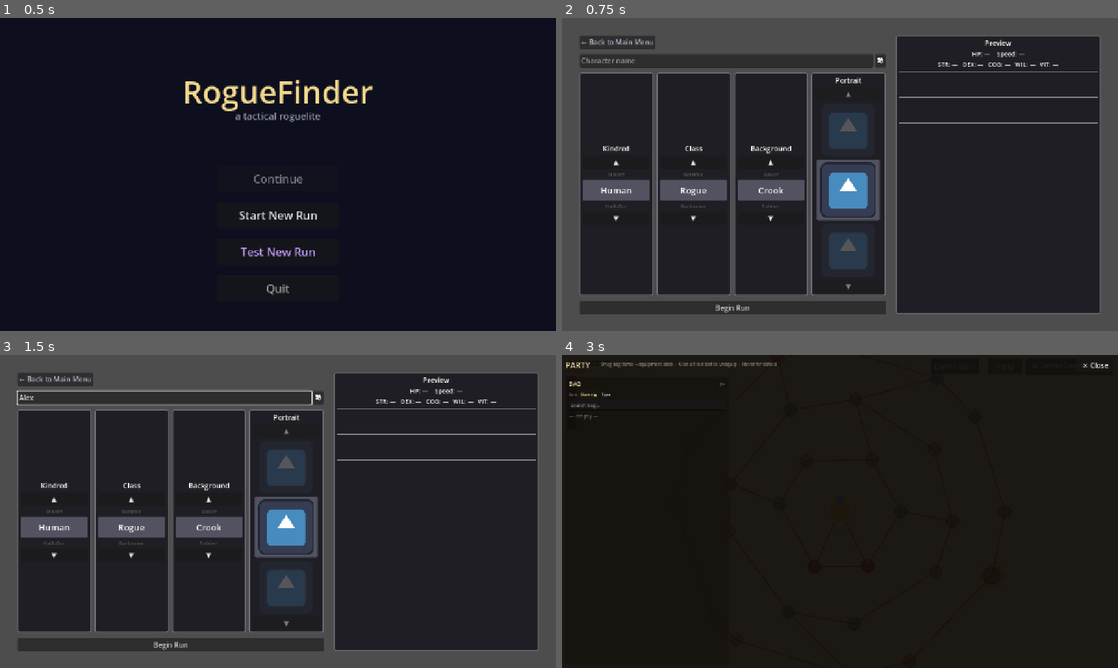
Above: before the commit, frames 1-4 (two rows, left to right).
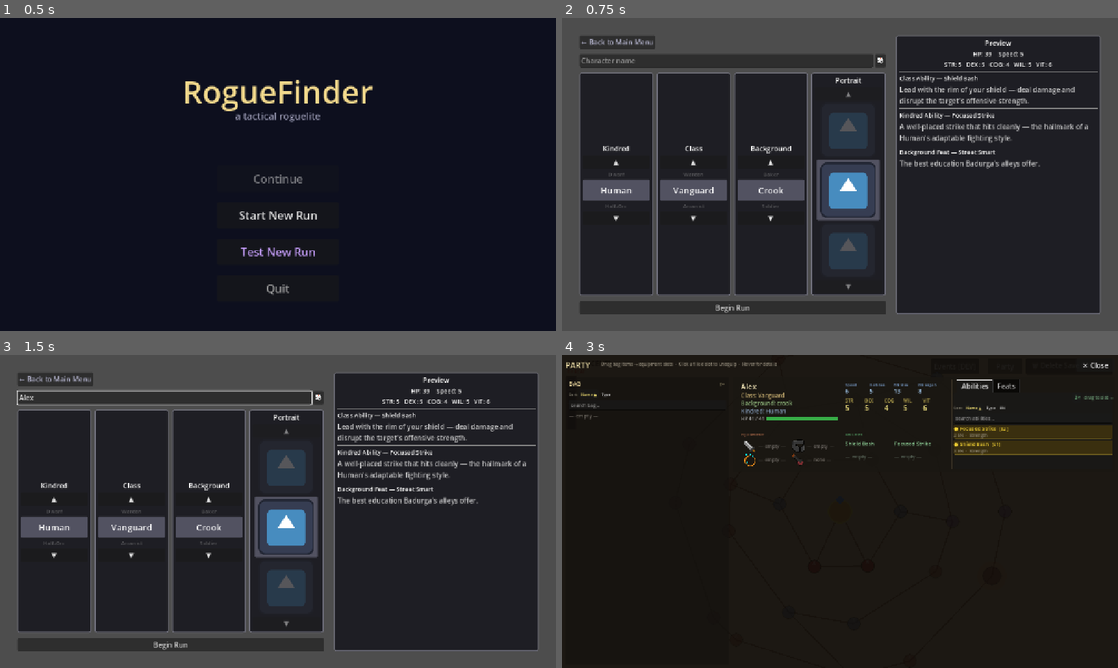
Above: after the commit, the same moments.

Repository: caleb-the-dev/RogueFinder
Game: Godot game, scene res://main.tscn
Two runs of this game, one before a commit and one after it. Both use one fixed random seed, a clock stepped at 60 frames per second and the inputs below. The engine's default icon, where the game draws it, is replaced by a stand-in: a white triangle on a blue panel in a dark square.
Inputs (mouse positions are in pixels of both pictures, inside the frame that each line leads up to):
- Up to frame 1 (0.5 s): no input
- Up to frame 2 (0.75 s): click "Start New Run" at 0.5 s
- Up to frame 3 (1.5 s): click (166, 398) at 1.27 s; type "Alex" at 1.35 s
- Up to frame 4 (3 s): click "Begin Run" at 2 s; click "Party" at 2.75 s

Frame 1 is identical in both runs. In frame 2, 2.9% of the frame differs, in the area x 20-97%, y 10-61%; in frame 3, 2.9%; in frame 4, 4.1%, in the area x 32-100%, y 7-37%.
Error before the commit: Invalid access to property or key 'stat_bonuses' on a base object of type 'Resource (ClassData)'. (res://scripts/ui/CharacterCreationManager.gd:411)

Commit message:
chore: carry over class system changes from previous session
classes.csv, ClassData, ClassLibrary, and UI refs were modified
in the working tree from the class-system session but not committed
on this branch. Committing to keep branch self-consistent before merge.

Co-Authored-By: Claude Sonnet 4.6 <noreply@anthropic.com>

Diff:
--- a/rogue-finder/data/archetypes.csv
+++ b/rogue-finder/data/archetypes.csv
@@ -1,6 +1,6 @@
 id,class,kindred,backgrounds,abilities,pool_extras,consumable,str_range,dex_range,cog_range,wil_range,vit_range,armor_range,qte_range,artwork_idle,artwork_attack,notes
-RogueFinder,Custom,Human,Noble|Peasant|Scholar|Soldier|Merchant,strike|guard|fireball|sweep,heavy_strike|counter|charge|inspire,power_tonic,1|4,1|4,1|4,1|4,2|5,4|8,0.0|0.0,,,player character; wide ranges for variety
-archer_bandit,Rogue,Human,Crook|Soldier,quick_shot|gust|acid_splash|piercing_shot,smoke_bomb|disengage|windblast|counter,,1|2,3|4,1|2,0|2,1|3,3|5,0.3|0.5,,,quick nimble brigand; high dex low str
-grunt,Barbarian,Half-Orc,Crook|Soldier,heavy_strike|shove|sweep|taunt,strike|shield_bash|charge|yank,,2|4,1|2,0|1,0|2,2|4,4|7,0.2|0.5,,,brawny melee fighter; high str and vit
-alchemist,Wizard,Gnome,Baker|Scholar|Merchant,smoke_bomb|fire_breath|acid_splash|healing_draught,,healing_potion,0|1,1|3,3|5,2|4,1|2,2|4,0.5|0.8,,,crafty support caster; high cog
-elite_guard,Warrior,Dwarf,Soldier|Noble,shield_bash|yank|windblast|sweep,,,3|5,1|3,1|2,2|4,3|5,7|10,0.6|0.9,,,heavily armored veteran; high str and armor
+RogueFinder,Custom,Human,Noble|Peasant|Scholar|Soldier|Merchant,strike|guard|fireball|sweep,heavy_strike|counter|charge|inspire,power_tonic,2|8,2|8,2|8,2|8,3|9,4|8,0.0|0.0,,,player character; wide ranges for variety
+archer_bandit,prowler,Human,Crook|Soldier,quick_shot|gust|acid_splash|piercing_shot,smoke_bomb|disengage|windblast|counter,,2|5,6|9,2|5,1|4,2|6,3|5,0.3|0.5,,,quick nimble brigand; high dex low str
+grunt,vanguard,Half-Orc,Crook|Soldier,heavy_strike|shove|sweep|taunt,strike|shield_bash|charge|yank,,5|9,1|4,1|3,1|4,4|8,4|7,0.2|0.5,,,brawny melee fighter; high str and vit
+alchemist,arcanist,Gnome,Baker|Scholar|Merchant,smoke_bomb|fire_breath|acid_splash|healing_draught,,healing_potion,1|3,2|6,6|10,4|8,2|5,2|4,0.5|0.8,,,crafty support caster; high cog
+elite_guard,warden,Dwarf,Soldier|Noble,shield_bash|yank|windblast|sweep,,,4|8,2|6,2|5,4|8,4|8,7|10,0.6|0.9,,,heavily armored veteran; high armor and resilience
--- a/rogue-finder/data/classes.csv
+++ b/rogue-finder/data/classes.csv
@@ -1,5 +1,5 @@
-id,name,description,starting_ability_id,feat_pool,unlocked_by_default,tags,notes
-rogue,Rogue,A cunning operative who favors speed and misdirection over brute force.,quick_shot,shadow_step|poisoners_precision|quick_reflexes,true,agile|stealthy,
-barbarian,Barbarian,A fierce warrior who channels rage into devastating close-range attacks.,heavy_strike,battle_hardened|thick_skin|war_cry_discipline,true,melee|berserker,
-wizard,Wizard,A studious spellcaster who harnesses arcane power from a distance.,fireball,arcane_focus|mana_well|studied_reflexes,true,arcane|ranged,
-warrior,Warrior,A stalwart front-liner trained to protect allies and hold the line.,shield_bash,iron_guard|stalwart|shield_discipline,true,melee|defender,
+id,name,description,starting_ability_id,feat_pool,unlocked_by_default,tags,stat_bonuses,ability_pool,notes
+vanguard,Vanguard,A stalwart frontliner who draws enemy fire and holds the line through raw toughness.,shield_bash,iron_guard|stalwart|battle_hardened,true,melee|defender,strength:1|vitality:2,shield_bash|heavy_strike|sweep|yank|counter,
+arcanist,Arcanist,A disciplined spellcaster who leverages arcane theory and mental acuity from a safe distance.,fireball,arcane_focus|mana_well|studied_reflexes,true,arcane|ranged,cognition:2|willpower:1,fireball|acid_splash|windblast|smoke_bomb|fire_breath,
+prowler,Prowler,A swift operative who exploits momentum and positioning to strike before the target reacts.,quick_shot,shadow_step|quick_reflexes|poisoners_precision,true,agile|stealthy,dexterity:2|willpower:1,quick_shot|piercing_shot|disengage|gust|smoke_bomb,
+warden,Warden,A resilient guardian who channels divine discipline to protect allies and outlast any threat.,inspire,war_cry_discipline|thick_skin|shield_discipline,true,support|divine,cognition:1|vitality:1|willpower:1,inspire|heal_burst|guard|taunt|healing_draught,
--- a/rogue-finder/resources/ClassData.gd
+++ b/rogue-finder/resources/ClassData.gd
@@ -16,6 +16,10 @@
 @export var feat_pool:           Array[String] = []
 @export var unlocked_by_default: bool          = true
 @export var tags:                Array[String] = []
+## Flat stat bonuses granted at creation. Same key:int format as FeatData.
+@export var stat_bonuses:        Dictionary    = {}
+## Full ability ID pool for future level-up picker — not yet wired to UI.
+@export var ability_pool:        Array[String] = []
 
 func has_tag(tag: String) -> bool:
 	return tags.has(tag)
--- a/rogue-finder/scripts/globals/ClassLibrary.gd
+++ b/rogue-finder/scripts/globals/ClassLibrary.gd
@@ -82,6 +82,10 @@
 				c.unlocked_by_default = (val == "true")
 			"tags":
 				c.tags = _split_pipe(val)
+			"stat_bonuses":
+				c.stat_bonuses = _parse_stat_bonuses(val)
+			"ability_pool":
+				c.ability_pool = _split_pipe(val)
 			"notes":
 				pass
 			_:
@@ -91,6 +95,17 @@
 		return null
 	return c
 
+## Parses "str:1|vit:2" into {"str": 1, "vit": 2}. Empty string returns {}.
+static func _parse_stat_bonuses(val: String) -> Dictionary:
+	var result: Dictionary = {}
+	if val == "":
+		return result
+	for pair in val.split("|", false):
+		var parts := pair.split(":", false)
+		if parts.size() == 2:
+			result[parts[0]] = int(parts[1])
+	return result
+
 static func _split_pipe(val: String) -> Array[String]:
 	if val == "":
 		return []
--- a/rogue-finder/scripts/party/PartySheet.gd
+++ b/rogue-finder/scripts/party/PartySheet.gd
@@ -480,7 +480,7 @@
 	tl_y += 24.0
 
 	var class_lbl := Label.new()
-	class_lbl.text = "Class: %s" % member.unit_class
+	class_lbl.text = "Class: %s" % ClassLibrary.get_class_data(member.unit_class).display_name
 	class_lbl.position = Vector2(tl_x, tl_y)
 	class_lbl.add_theme_font_size_override("font_size", 13)
 	class_lbl.add_theme_color_override("font_color",
--- a/rogue-finder/scripts/ui/StatPanel.gd
+++ b/rogue-finder/scripts/ui/StatPanel.gd
@@ -90,7 +90,7 @@
 	# Title: name (or archetype label if unnamed) + class
 	var display_name: String = d.character_name if d.character_name != "" \
 		else d.archetype_id.replace("_", " ").capitalize()
-	_title.text = "%s  [%s]" % [display_name, d.unit_class]
+	_title.text = "%s  [%s]" % [display_name, ClassLibrary.get_class_data(d.unit_class).display_name]
 
 	_rtl.text = _format(d, unit)
 	_scroll.scroll_vertical = 0  # reset scroll to top on each open
--- a/rogue-finder/scripts/ui/UnitInfoBar.gd
+++ b/rogue-finder/scripts/ui/UnitInfoBar.gd
@@ -141,7 +141,7 @@
 
 	_name_lbl.text = d.character_name if d.character_name != "" \
 		else d.archetype_id.replace("_", " ").capitalize()
-	_class_lbl.text = "%s  ·  %s" % [d.unit_class, ("Player" if d.is_player_unit else "Enemy")]
+	_class_lbl.text = "%s  ·  %s" % [ClassLibrary.get_class_data(d.unit_class).display_name, ("Player" if d.is_player_unit else "Enemy")]
 
 	_refresh_bars(unit)
 	visible = true
--- a/rogue-finder/tests/test_class_library.gd
+++ b/rogue-finder/tests/test_class_library.gd
@@ -15,6 +15,9 @@
 	test_known_ability_ids_are_valid()
 	test_unlocked_by_default_all_true()
 	test_tags_parsed()
+	test_stat_bonuses_parsed()
+	test_ability_pool_parsed()
+	test_stat_bonuses_empty_stub()
 	print("=== All ClassLibrary tests passed ===")
 
 func test_load_succeeds() -> void:
@@ -28,12 +31,12 @@
 	print("  PASS test_expected_row_count")
 
 func test_get_known_id() -> void:
-	var c: ClassData = ClassLibrary.get_class_data("rogue")
-	assert(c != null,                      "get_class_data('rogue') must not be null")
-	assert(c.class_id == "rogue",          "class_id should be 'rogue'")
-	assert(c.display_name == "Rogue",      "display_name should be 'Rogue'")
-	assert(c.starting_ability_id != "",    "starting_ability_id must not be empty")
-	assert(c.description != "",            "description must not be empty")
+	var c: ClassData = ClassLibrary.get_class_data("vanguard")
+	assert(c != null,                         "get_class_data('vanguard') must not be null")
+	assert(c.class_id == "vanguard",          "class_id should be 'vanguard'")
+	assert(c.display_name == "Vanguard",      "display_name should be 'Vanguard'")
+	assert(c.starting_ability_id != "",       "starting_ability_id must not be empty")
+	assert(c.description != "",               "description must not be empty")
 	print("  PASS test_get_known_id")
 
 func test_get_unknown_id_is_stub_not_null() -> void:
@@ -41,16 +44,17 @@
 	assert(c != null,                          "get_class_data unknown id must never return null")
 	assert(c.display_name == "Unknown",        "stub display_name should be 'Unknown'")
 	assert(c.starting_ability_id == "",        "stub starting_ability_id should be empty")
+	assert(c.stat_bonuses.is_empty(),          "stub stat_bonuses should be empty dict")
 	print("  PASS test_get_unknown_id_is_stub_not_null")
 
 func test_all_classes_full_roster() -> void:
 	var ids: Array[String] = []
 	for c in ClassLibrary.all_classes():
 		ids.append(c.class_id)
-	assert("rogue"     in ids, "roster missing 'rogue'")
-	assert("barbarian" in ids, "roster missing 'barbarian'")
-	assert("wizard"    in ids, "roster missing 'wizard'")
-	assert("warrior"   in ids, "roster missing 'warrior'")
+	assert("vanguard"  in ids, "roster missing 'vanguard'")
+	assert("arcanist"  in ids, "roster missing 'arcanist'")
+	assert("prowler"   in ids, "roster missing 'prowler'")
+	assert("warden"    in ids, "roster missing 'warden'")
 	print("  PASS test_all_classes_full_roster")
 
 func test_reload_reparses() -> void:
@@ -72,7 +76,41 @@
 	print("  PASS test_unlocked_by_default_all_true")
 
 func test_tags_parsed() -> void:
-	var rogue: ClassData = ClassLibrary.get_class_data("rogue")
-	assert(rogue.tags.size() > 0, "rogue should have at least one tag")
-	assert("agile" in rogue.tags, "rogue tags should include 'agile'")
+	var prowler: ClassData = ClassLibrary.get_class_data("prowler")
+	assert(prowler.tags.size() > 0, "prowler should have at least one tag")
+	assert("agile" in prowler.tags, "prowler tags should include 'agile'")
 	print("  PASS test_tags_parsed")
+
+func test_stat_bonuses_parsed() -> void:
+	var vanguard: ClassData = ClassLibrary.get_class_data("vanguard")
+	assert(vanguard.stat_bonuses.has("strength"),  "vanguard stat_bonuses must have 'strength'")
+	assert(vanguard.stat_bonuses.has("vitality"),  "vanguard stat_bonuses must have 'vitality'")
+	assert(vanguard.stat_bonuses["strength"] == 1, "vanguard strength bonus should be 1, got %d" % vanguard.stat_bonuses.get("strength", -1))
+	assert(vanguard.stat_bonuses["vitality"] == 2, "vanguard vitality bonus should be 2, got %d" % vanguard.stat_bonuses.get("vitality", -1))
+
+	var arcanist: ClassData = ClassLibrary.get_class_data("arcanist")
+	assert(arcanist.stat_bonuses.get("cognition", 0) == 2, "arcanist cognition bonus should be 2")
+	assert(arcanist.stat_bonuses.get("willpower", 0) == 1, "arcanist willpower bonus should be 1")
+
+	var prowler: ClassData = ClassLibrary.get_class_data("prowler")
+	assert(prowler.stat_bonuses.get("dexterity", 0) == 2, "prowler dexterity bonus should be 2")
+	assert(prowler.stat_bonuses.get("willpower", 0) == 1, "prowler willpower bonus should be 1")
+
+	var warden: ClassData = ClassLibrary.get_class_data("warden")
+	assert(warden.stat_bonuses.get("cognition", 0) == 1, "warden cognition bonus should be 1")
+	assert(warden.stat_bonuses.get("vitality", 0) == 1, "warden vitality bonus should be 1")
+	assert(warden.stat_bonuses.get("willpower", 0) == 1, "warden willpower bonus should be 1")
+	print("  PASS test_stat_bonuses_parsed")
+
+func test_ability_pool_parsed() -> void:
+	for c in ClassLibrary.all_classes():
+		assert(c.ability_pool.size() >= 3,
+			"%s: ability_pool should have at least 3 entries, got %d" % [c.class_id, c.ability_pool.size()])
+	var vanguard: ClassData = ClassLibrary.get_class_data("vanguard")
+	assert("shield_bash" in vanguard.ability_pool, "vanguard ability_pool should include shield_bash")
+	print("  PASS test_ability_pool_parsed")
+
+func test_stat_bonuses_empty_stub() -> void:
+	var stub: ClassData = ClassLibrary.get_class_data("completely_fake_id")
+	assert(stub.stat_bonuses.get("str", 0) == 0, "stub should return 0 for any stat bonus")
+	print("  PASS test_stat_bonuses_empty_stub")
--- /dev/null
+++ b/rogue-finder/tests/test_class_stat_bonus.tscn
@@ -0,0 +1,6 @@
+[gd_scene load_steps=2 format=3]
+
+[ext_resource type="Script" path="res://tests/test_class_stat_bonus.gd" id="1_test_class_stat_bonus"]
+
+[node name="TestClassStatBonus" type="Node"]
+script = ExtResource("1_test_class_stat_bonus")
